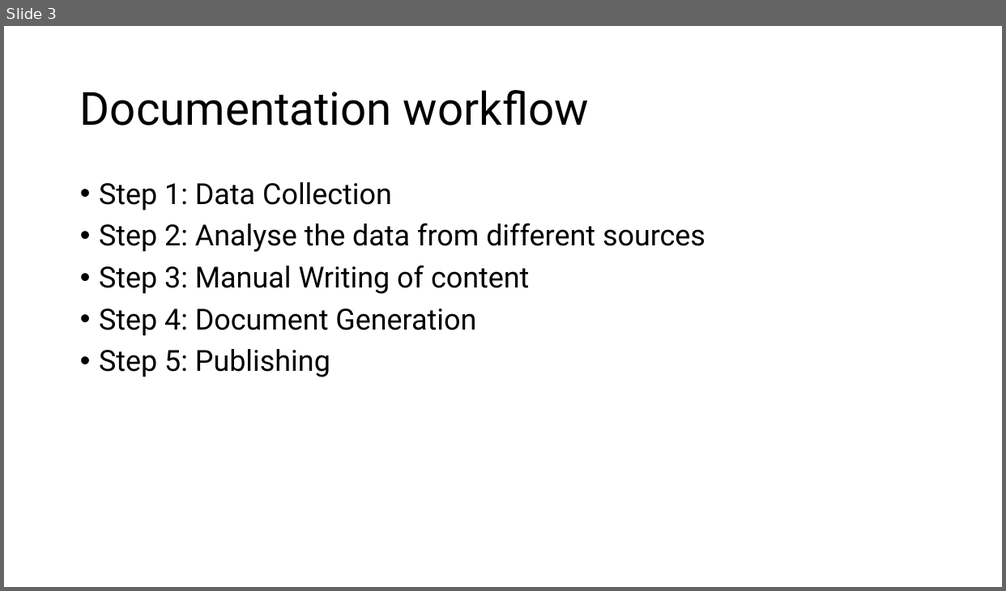
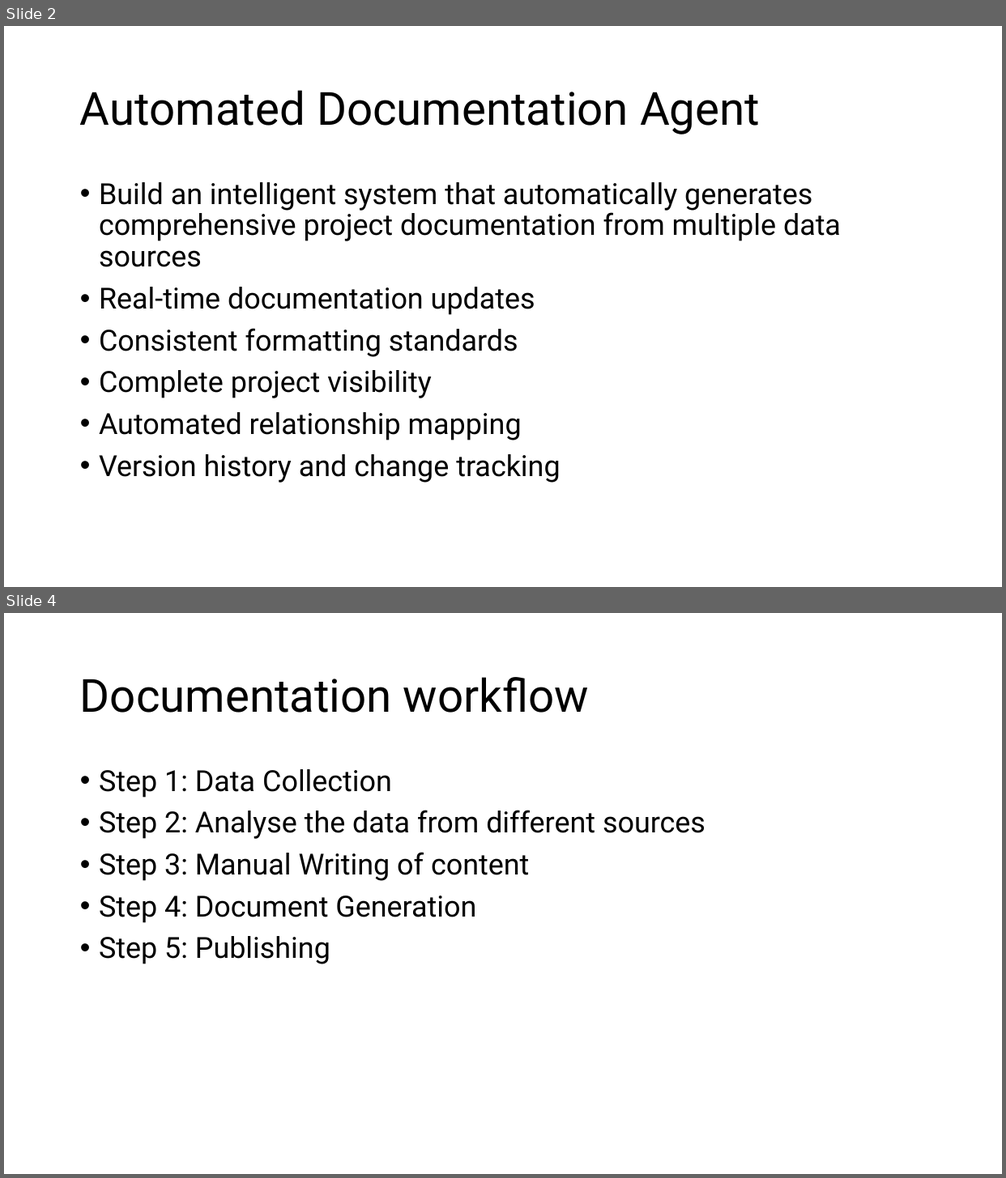
Before and after one commit to imshoban/ai-agent-ppt, a slide deck: Automated-document-system.pptx. Shown one above the other, each under a label of ours: slide 3 before the commit, slides 2 and 4 after it; the slides between them are not shown. The pictures are 1006x591 and 1006x1178 pixels, drawn with LibreOffice and Linux fonts; fonts in the diff are those of the drawing. Boxes give left, top, right and bottom in pixels: in the first picture for what was removed or moved away, otherwise in the second. Text is boxed around its words. In the diff, an @@ line names an element or a change of style, - is before the commit and + after.

```diff
--- a/Automated-document-system.pptx
+++ b/Automated-document-system.pptx
@@ slide 2 added at [4,26,1002,587], background #FFFFFF @@
@@ title added at [80,90,760,135], 44 pt, text #000000 @@
+Automated Documentation Agent
@@ text added at [99,182,841,483], 28 pt, text #000000 @@
+• Build an intelligent system that automatically generates comprehensive project documentation from multiple data sources
+• Real-time documentation updates
+• Consistent formatting standards
+• Complete project visibility
+• Automated relationship mapping
+• Version history and change tracking
@@ what was slide 3 is now slide 4 @@
```
Also in this commit, not shown: 3 slides changed.
